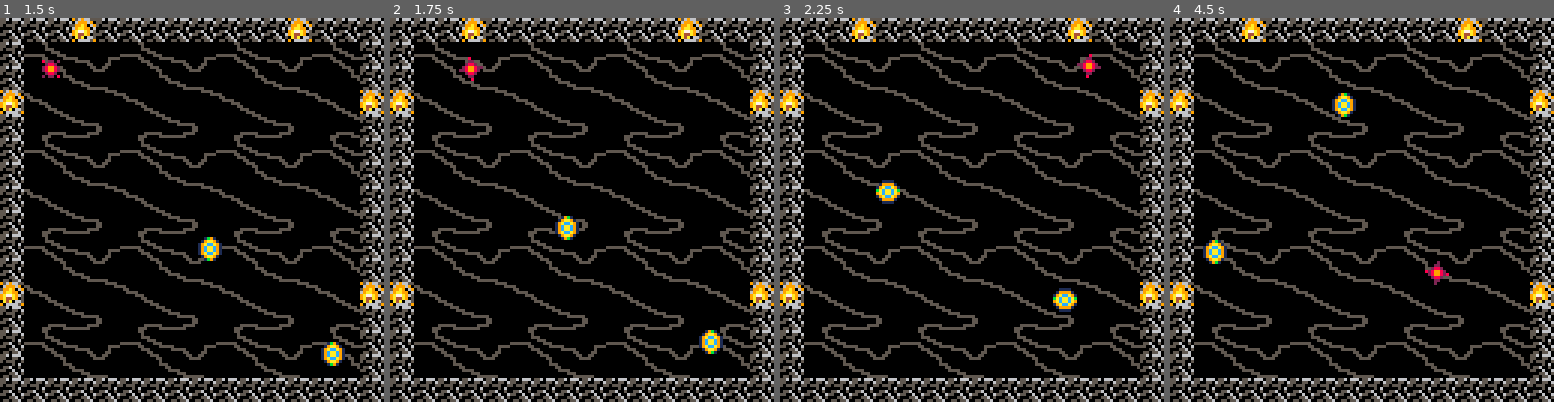
Above: before the commit, frames 1-4 (left to right).
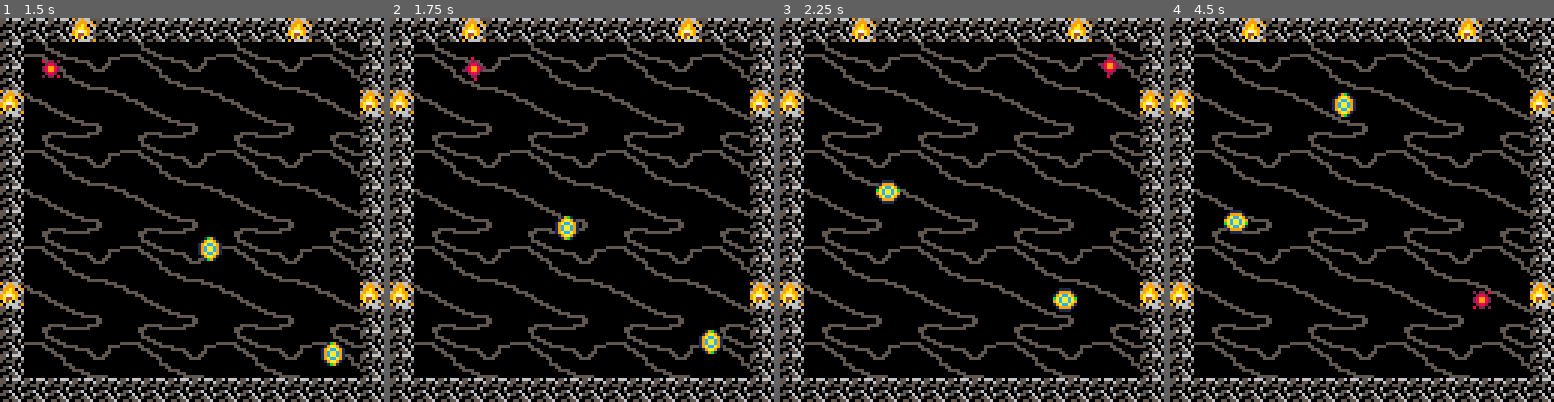
Above: after the commit, the same moments.

Repository: Nakeeb0/NAHL
Game: PICO-8 cartridge nahl.p8
The game is run twice, just before and just after one commit, with the same random seed, the same clock (stepped at 60 frames per second) and the same inputs.
Inputs:
- Up to frame 1 (1.5 s): tap X (X key) at 0.33, 1.07 s; tap O (Z key) at 0.7 s
- Up to frame 2 (1.75 s): hold Right from 1.6 s (still down); tap O (Z key) at 1.7 s
- Up to frame 3 (2.25 s): tap X (X key) at 1.85 s; release Right at 2.1 s; tap O (Z key) at 2.1 s; hold Up from 2.15 s (still down)
- Up to frame 4 (4.5 s): release Up at 2.42 s; hold Right 2.47-3.03 s; tap O (Z key) every 0.4 s from 2.5 to 4.1 s; tap X (X key) at 2.97, 4.08 s; hold Left 3.08-3.58 s; hold Down 3.63-3.97 s; hold Right from 4.02 s (still down)

Frame 1 is identical in both runs. In frame 2, 0.2% of the frame differs, in the area x 17-25%, y 10-17%; in frame 3, 0.3%; in frame 4, 1.0%, in the area x 8-84%, y 50-76%.

Commit message:
finished drift logic

Diff:
--- a/nahl.lua
+++ b/nahl.lua
@@ -12,8 +12,9 @@
 player = make_actor(17, 32, 32)
 player.w = 3
 player.h = 3
+player.accel = 0.2
 player.weight = 1
-player.friction = 0.97
+player.friction = 0.98
 
 ai = make_actor(3, 64, 64)
 ai.frames = 4
@@ -27,8 +28,16 @@
 ai2.friction = 1
 ai2.weight = 2
 
-function drift(button)
-	player.vel = vec2d.new(0, 0)
+function drift(dir, actor)
+	nor = vec2d.new(dir.y, -dir.x):normalize()
+	dir = dir:normalize()
+	vel = actor.vel
+	component_dir = dir:proj(vel)
+	component_nor = nor:proj(vel)
+	if component_dir:dot(dir) < 0 then
+		component_dir = vec2d.new(0, 0)
+	end
+	actor.vel = component_nor * 0.3 + component_dir * 0.8
 end
 
 function _update60()
@@ -39,7 +48,7 @@
 	if btn(0) then
 		x -= 1
 		last = last_pressed.left
-		if (timer - last) < 45 and (last_nothing > last) then
+		if (timer - last) < 45 and (last_nothing > last) and not (btn(1) or btn(2) or btn(3) or btn(4) or btn(5)) then
 			local flag = 1
 			for time in all(last_pressed) do
 				if time > last then
@@ -47,7 +56,7 @@
 				end
 			end
 			if flag == 1 then
-				drift(0)
+				drift(vec2d.new(x, y), player)
 			end
 		end
 		last_pressed.left = timer
@@ -56,7 +65,7 @@
 	if btn(1) then
 		x += 1
 		last = last_pressed.right
-		if (timer - last) < 45 and (last_nothing > last) then
+		if (timer - last) < 45 and (last_nothing > last) and not (btn(2) or btn(3) or btn(4) or btn(5) or btn(0)) then
 			local flag = 1
 			for time in all(last_pressed) do
 				if time > last then
@@ -64,7 +73,7 @@
 				end
 			end
 			if flag == 1 then
-				drift(1)
+				drift(vec2d.new(x, y), player)
 			end
 		end
 		last_pressed.right = timer
@@ -73,7 +82,7 @@
 	if btn(2) then
 		y -= 1
 		last = last_pressed.down
-		if (timer - last) < 45 and (last_nothing > last) then
+		if (timer - last) < 45 and (last_nothing > last) and not (btn(1) or btn(3) or btn(4) or btn(5) or btn(0)) then
 			local flag = 1
 			for time in all(last_pressed) do
 				if time > last then
@@ -81,7 +90,7 @@
 				end
 			end
 			if flag == 1 then
-				drift(2)
+				drift(vec2d.new(x, y), player)
 			end
 		end
 		last_pressed.down = timer
@@ -90,7 +99,7 @@
 	if btn(3) then
 		y += 1
 		last = last_pressed.up
-		if (timer - last) < 45 and (last_nothing > last) then
+		if (timer - last) < 45 and (last_nothing > last) and not (btn(1) or btn(2) or btn(4) or btn(5) or btn(0)) then
 			local flag = 1
 			for time in all(last_pressed) do
 				if time > last then
@@ -98,7 +107,7 @@
 				end
 			end
 			if flag == 1 then
-				drift(3)
+				drift(vec2d.new(x, y), player)
 			end
 		end
 		last_pressed.up = timer
